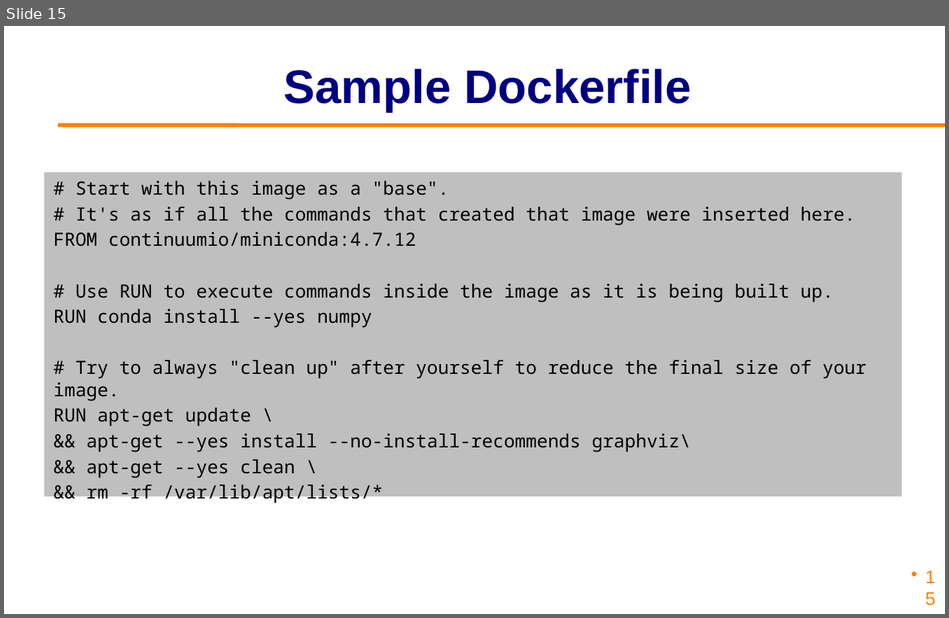
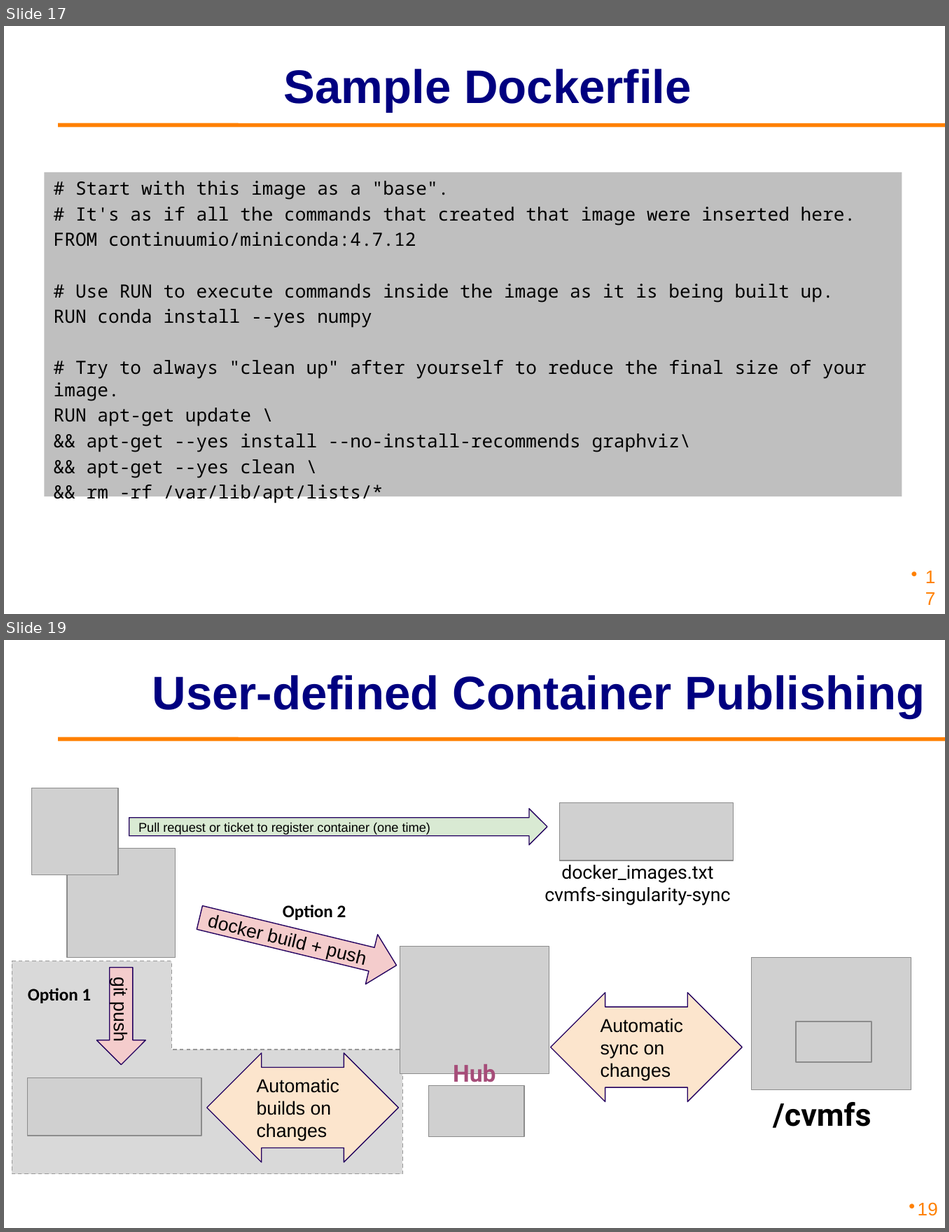
Before and after one commit to osg-htc/virtual-school-2021, a slide deck: docs/materials/gpus/files/osgvsp21-gpus-containers.pptx. Shown one above the other, each under a label of ours: slide 15 before the commit, slides 17 and 19 after it; the slides between them are not shown. The pictures are 949x618 and 949x1232 pixels, drawn with LibreOffice and Linux fonts; fonts in the diff are those of the drawing; grey boxes stand for pictures; background and template pictures are left out. Boxes give left, top, right and bottom in pixels: in the first picture for what was removed or moved away, otherwise in the second. Text is boxed around its words. In the diff, an @@ line names an element or a change of style, - is before the commit and + after.

```diff
--- a/docs/materials/gpus/files/osgvsp21-gpus-containers.pptx
+++ b/docs/materials/gpus/files/osgvsp21-gpus-containers.pptx
@@ slide 19 added at bbox=[4, 640, 945, 1228], background #FFFFFF; not listed: 1 template element that a slide beside it also shows @@
@@ title added at bbox=[152, 675, 924, 718], 36 pt, text #000080, bold @@
+User-defined Container Publishing
@@ picture added at bbox=[31, 788, 118, 875] @@
@@ picture added at bbox=[559, 803, 733, 860] @@
@@ right arrow added at bbox=[129, 809, 546, 845], fill #D9EAD3, outline #23005F 0.75 pt, 9.8 pt, text #000000 @@
+Pull request or ticket to register container (one time)
@@ picture added at bbox=[67, 849, 176, 958] @@
@@ text added at bbox=[544, 865, 730, 905], 14.2 pt, text #000000 @@
+docker_images.txt
+cvmfs-singularity-sync
@@ right arrow added at bbox=[194, 893, 402, 990], fill #F4CCCC, outline #23005F 0.75 pt, 14.2 pt, text #000000 @@
+docker build + push
@@ text added at bbox=[283, 905, 346, 920], 13.5 pt, text #000000, bold @@
+Option 2
@@ picture added at bbox=[400, 947, 549, 1074] @@
@@ corner added at bbox=[12, 961, 402, 1173], fill #D9D9D9, outline #999999 0.75 pt dashed @@
@@ right arrow added at bbox=[96, 968, 145, 1065], fill #F4CCCC, outline #23005F 0.75 pt, 14.2 pt, text #000000 @@
+git push
@@ picture added at bbox=[751, 958, 910, 1089] @@
@@ text added at bbox=[28, 988, 91, 1003], 13.5 pt, text #000000, bold @@
+Option 1
@@ left right arrow added at bbox=[551, 993, 742, 1102], fill #FCE5CD, outline #23005F 0.75 pt, 14.2 pt, text #000000 @@
+Automatic sync on changes
@@ picture added at bbox=[795, 1022, 871, 1062] @@
@@ left right arrow added at bbox=[207, 1053, 399, 1162], fill #FCE5CD, outline #23005F 0.75 pt, 14.2 pt, text #000000 @@
+Automatic builds on changes
@@ picture added at bbox=[28, 1078, 201, 1135] @@
@@ text added at bbox=[453, 1064, 495, 1086], 18 pt, text #A64D79, bold @@
+Hub
@@ picture added at bbox=[428, 1086, 524, 1137] @@
@@ text added at bbox=[773, 1102, 871, 1128], 24 pt, text #000000, bold @@
+/cvmfs
@@ page number added at bbox=[917, 1202, 938, 1216], 14 pt, text #FF8000 @@
+19
@@ what was slide 15 is now slide 17 @@
@@ page number at bbox=[901, 575, 945, 614]: text changed @@
-15
+17
```
Also in this commit, not shown: 1 slide changed, 5 other slides added, 1 other file.
